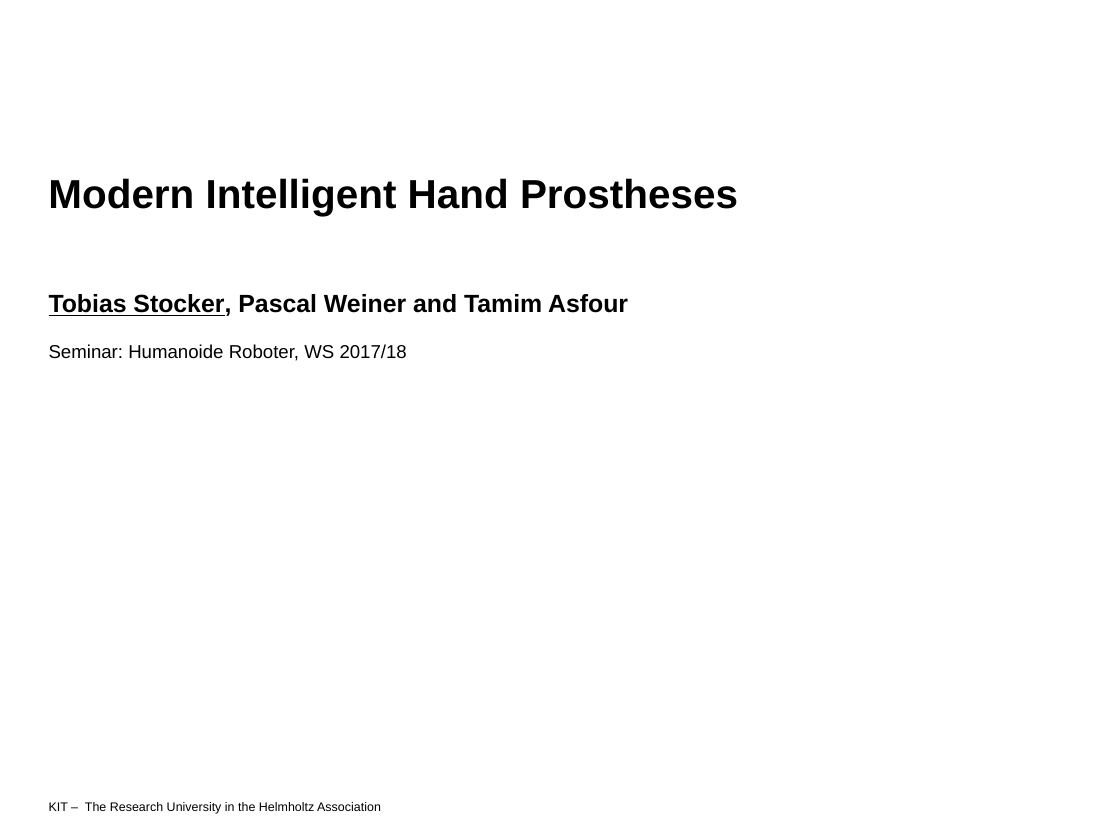
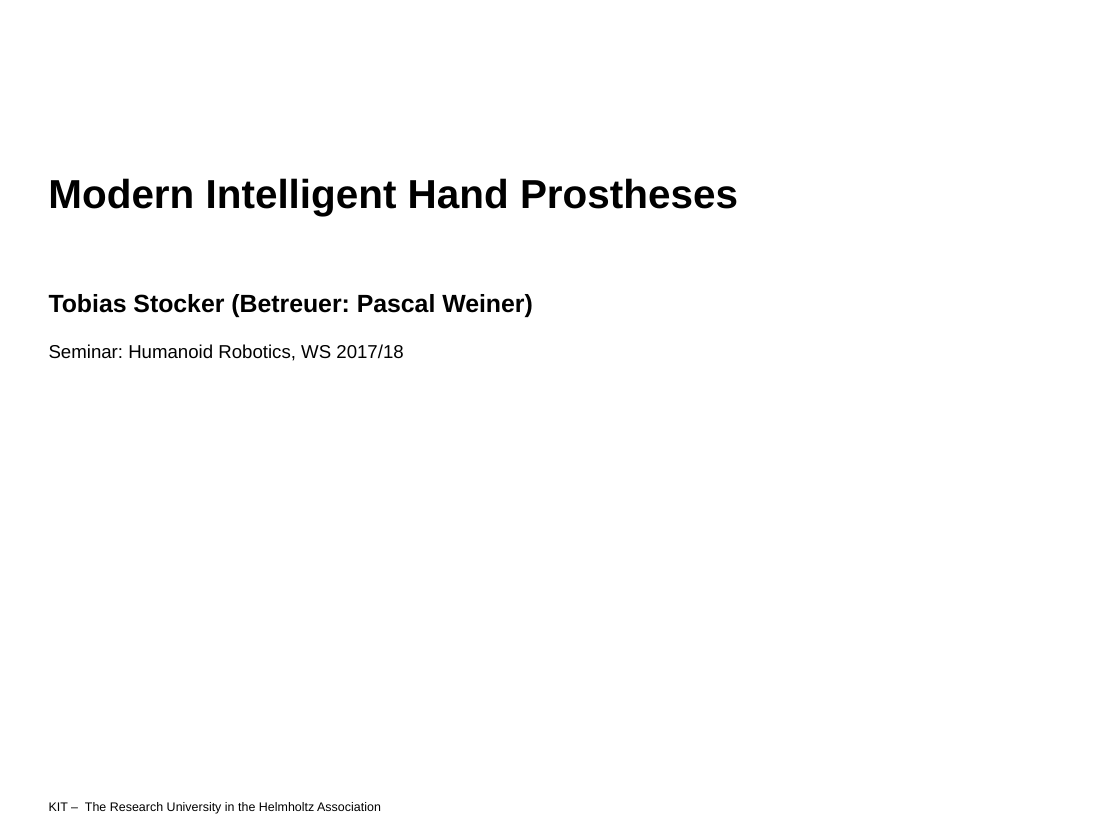
Before and after one commit to TsStocker/HumanoideRobotik, a slide deck: slide 1 of Vortrag/Vortrag.pptx. Drawn at 1120x840 pixels with LibreOffice and Linux fonts; fonts in the diff are those of the drawing; background and template pictures are left out. Boxes give left, top, right and bottom in pixels: in the first picture for what was removed or moved away, otherwise in the second. Text is boxed around its words. In the diff, an @@ line names an element or a change of style, - is before the commit and + after.

```diff
--- a/Vortrag/Vortrag.pptx
+++ b/Vortrag/Vortrag.pptx
@@ text at (49,294,533,361): text changed @@
-Tobias Stocker, Pascal Weiner and Tamim Asfour
-Seminar: Humanoide Roboter, WS 2017/18
+Tobias Stocker (Betreuer: Pascal Weiner)
+Seminar: Humanoid Robotics, WS 2017/18
```
Also in this commit, not shown: 3 other slides changed, 5 other files.
